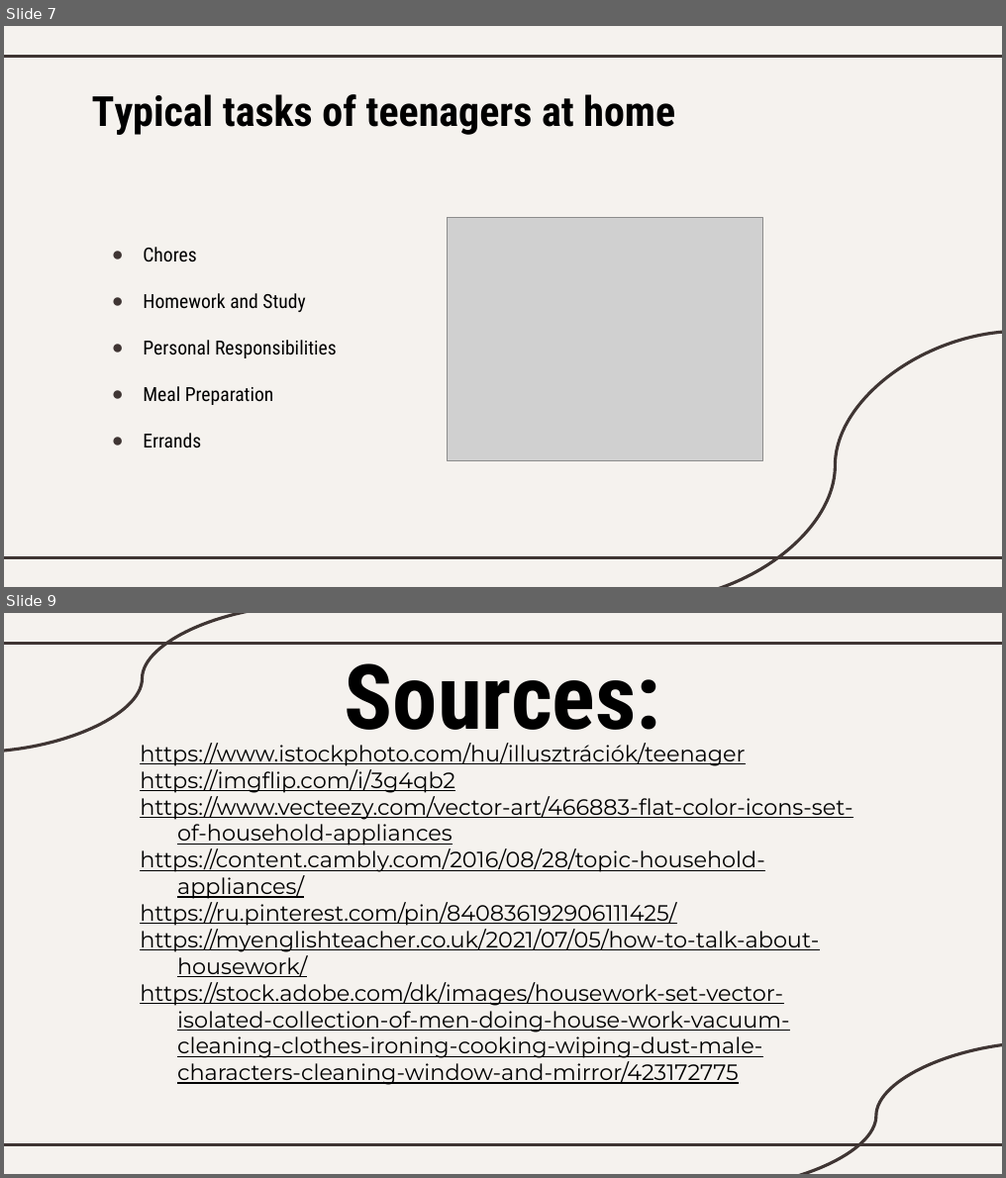
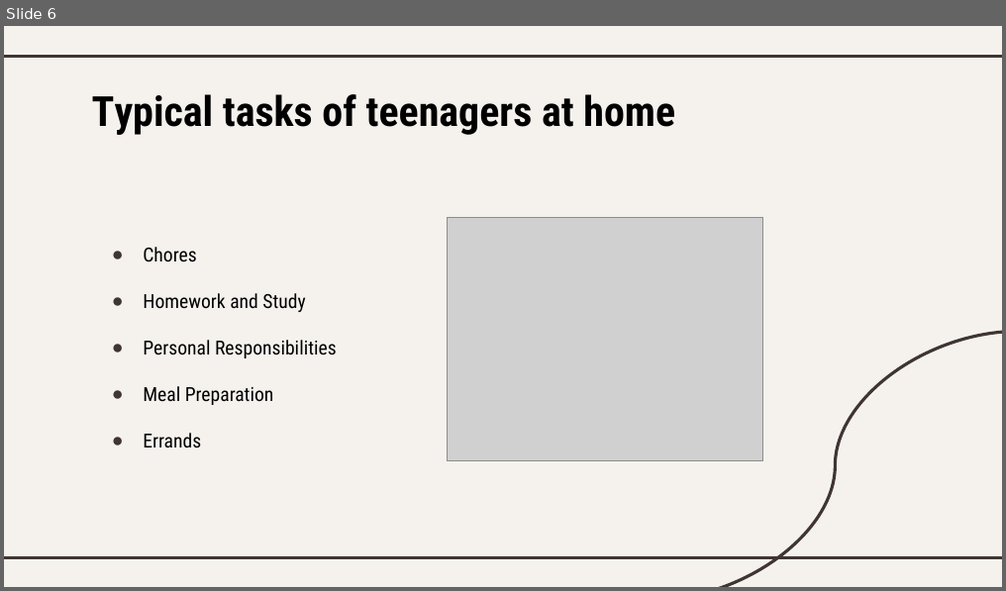
Before and after one commit to Palacsinta002/12.C_Erettsegi, a slide deck: Angol/Housework_BA_BáBe.pptx. Shown one above the other, each under a label of ours: slides 7 and 9 before the commit, slide 6 after it; the slides between them are not shown. The pictures are 1006x1178 and 1006x591 pixels, drawn with LibreOffice and Linux fonts; fonts in the diff are those of the drawing; grey boxes stand for pictures. Boxes give left, top, right and bottom in pixels: in the first picture for what was removed or moved away, otherwise in the second. Text is boxed around its words. In the diff, an @@ line names an element or a change of style, - is before the commit and + after.

```diff
--- a/Angol/Housework_BA_BáBe.pptx
+++ b/Angol/Housework_BA_BáBe.pptx
@@ slide 9 removed at (4,613,1002,1174), background #F5F2EE; not listed: 2 template elements that a slide beside it also shows @@
@@ curved line removed from (308, 613) to (4, 752) @@
@@ title removed at (345,663,661,750) @@
-Sources:
@@ subtitle removed at (140,743,852,1085) @@
-https://www.istockphoto.com/hu/illusztrációk/teenager
-https://imgflip.com/i/3g4qb2
-https://www.vecteezy.com/vector-art/466883-flat-color-icons-set-of-household-appliances
-https://content.cambly.com/2016/08/28/topic-household-appliances/
-https://ru.pinterest.com/pin/840836192906111425/
-https://myenglishteacher.co.uk/2021/07/05/how-to-talk-about-housework/
-https://stock.adobe.com/dk/images/housework-set-vector-isolated-collection-of-men-doing-house-work-vacuum-cleaning-clothes-ironing-cooking-wiping-dust-male-characters-cleaning-window-and-mirror/423172775
@@ curved line removed from (1002, 1042) to (710, 1174) @@
@@ what was slide 7 is now slide 6 @@
```
Also in this commit, not shown: 2 other slides removed, 10 other files.
